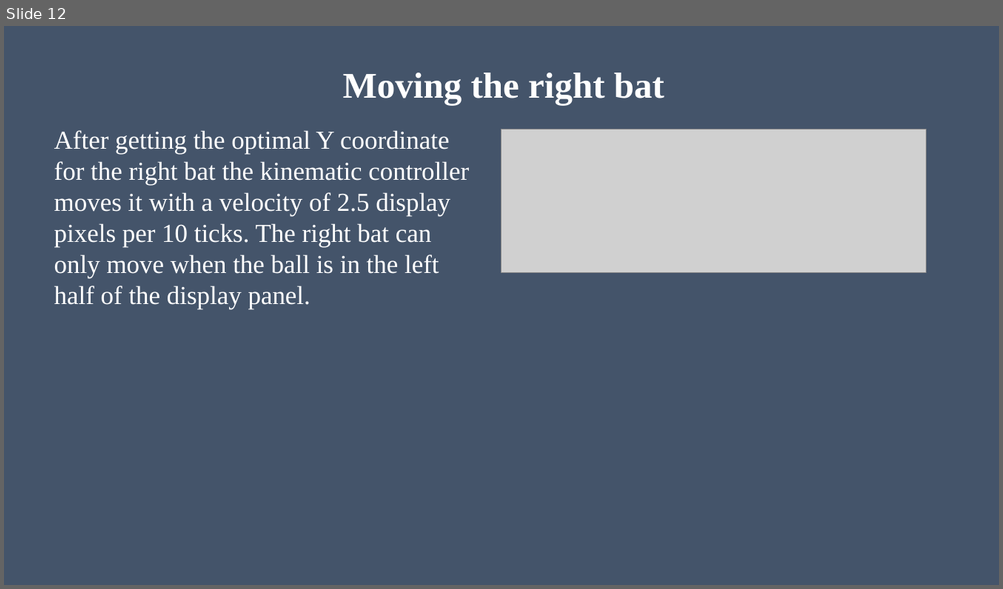
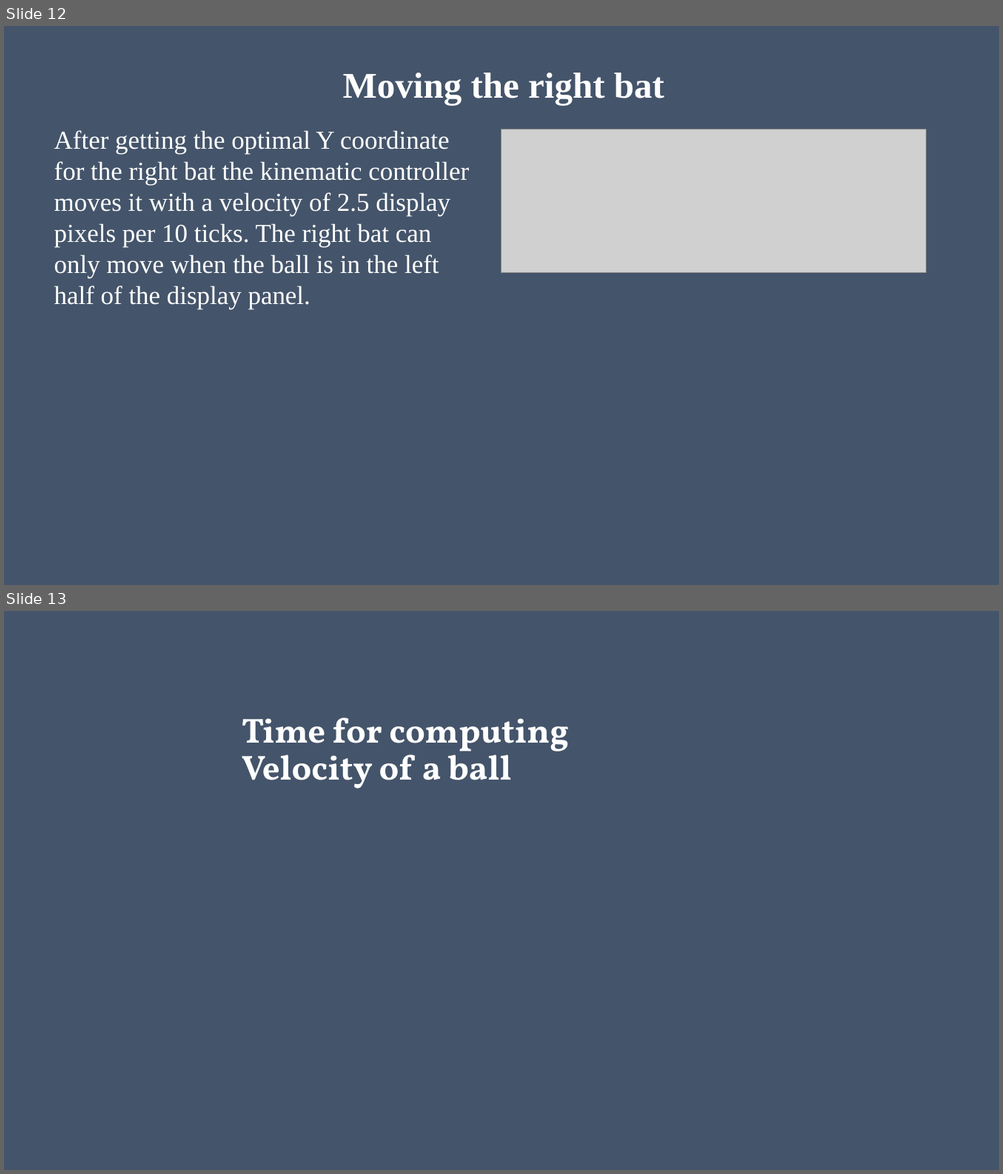
Before and after one commit to MIZINCHIK/DigitalPlatforms, a slide deck: Presentation.pptx. Shown one above the other, each under a label of ours: slide 12 before the commit, slides 12 and 13 after it. The pictures are 1003x589 and 1003x1174 pixels, drawn with LibreOffice and Linux fonts; fonts in the diff are those of the drawing; grey boxes stand for pictures. Boxes give left, top, right and bottom in pixels: in the first picture for what was removed or moved away, otherwise in the second. Text is boxed around its words. In the diff, an @@ line names an element or a change of style, - is before the commit and + after.

```diff
--- a/Presentation.pptx
+++ b/Presentation.pptx
@@ slide 13 added at <box>4,611,999,1170</box>, background #44546A @@
@@ title added at <box>242,718,569,789</box>, 33.5 pt, text #FFFFFF, bold @@
+Time for computing
+Velocity of a ball
```
Also in this commit, not shown: 1 slide changed.
